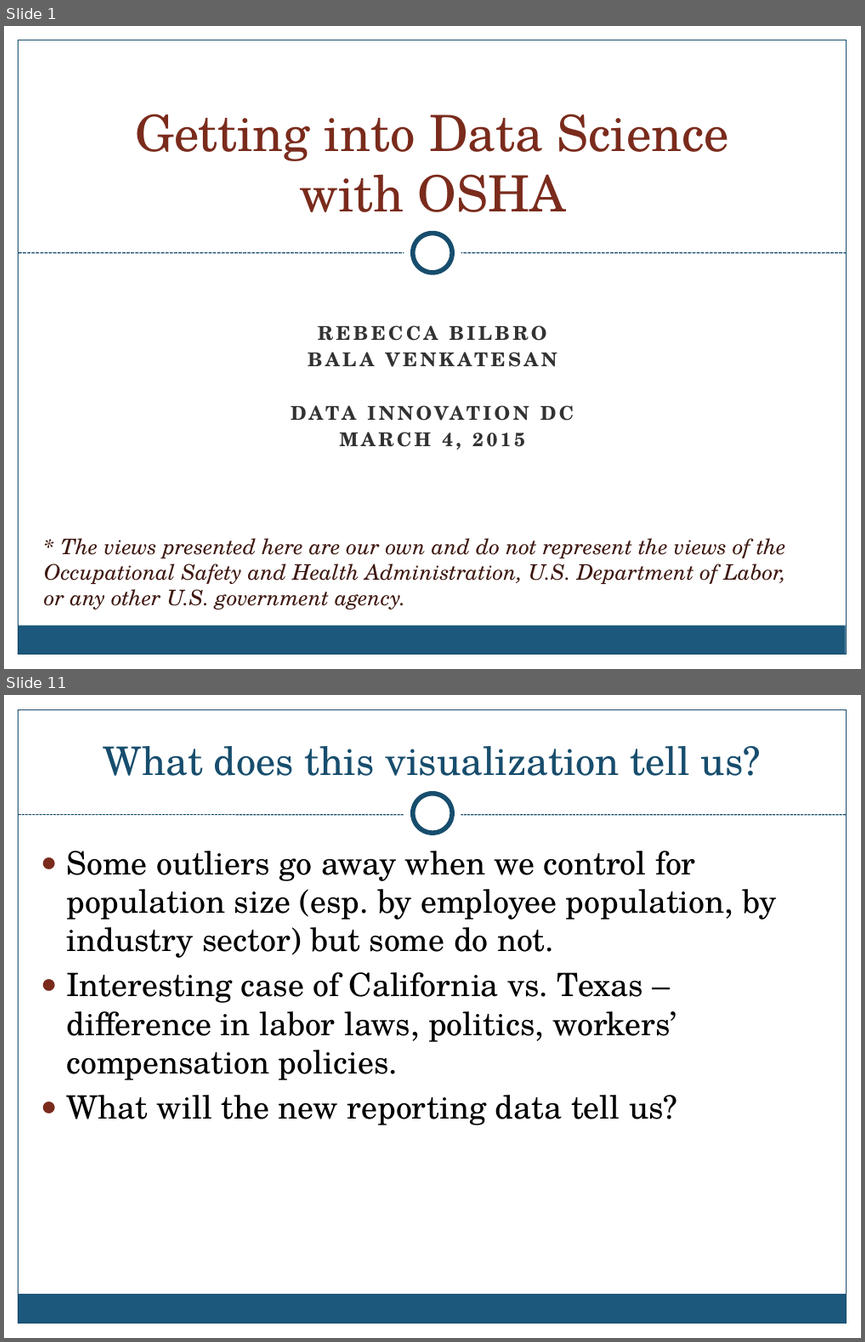
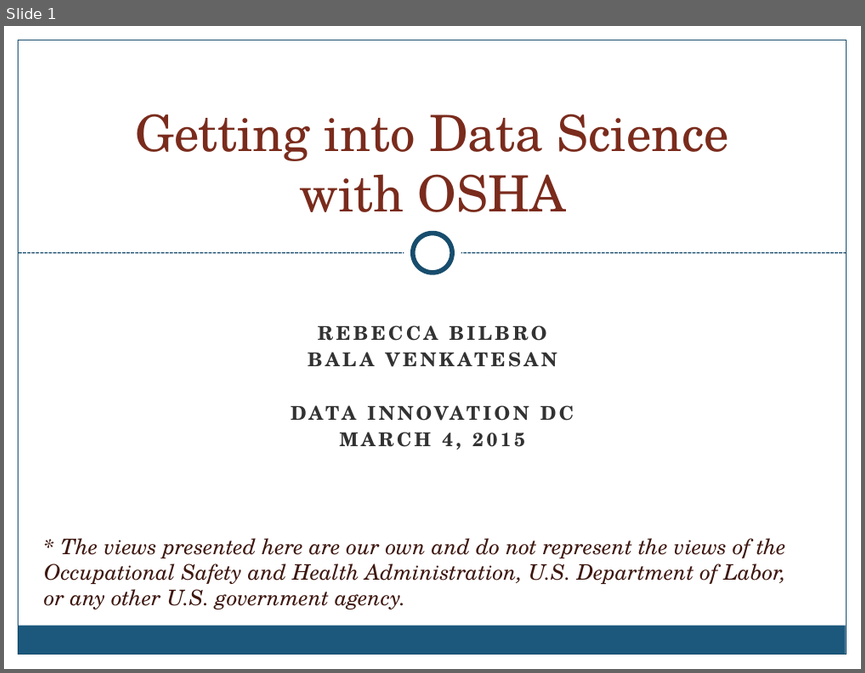
Before and after one commit to OSHADataDoor/OshaScrapy, a slide deck: presentation/DIDCtalk.pptx. Shown one above the other, each under a label of ours: slides 1 and 11 before the commit, slide 1 after it; the slides between them are not shown. The pictures are 865x1342 and 865x673 pixels, drawn with LibreOffice and Linux fonts; fonts in the diff are those of the drawing; background and template pictures are left out. Boxes give left, top, right and bottom in pixels: in the first picture for what was removed or moved away, otherwise in the second. Text is boxed around its words. In the diff, an @@ line names an element or a change of style, - is before the commit and + after.

```diff
--- a/presentation/DIDCtalk.pptx
+++ b/presentation/DIDCtalk.pptx
@@ slide 11 removed at (4,695,861,1338), background picture (left out); not listed: 4 template elements that a slide beside it also shows @@
@@ rectangle removed at (4,695,861,825) @@
@@ title removed at (103,746,760,776) @@
-What does this visualization tell us?
@@ ellipse removed at (404,785,461,842) @@
@@ ellipse removed at (413,794,452,833) @@
@@ line removed from (18, 815) to (846, 815) @@
@@ text removed at (66,851,777,1125) @@
-● Some outliers go away when we control for population size (esp. by employee population, by industry sector) but some do not.
-● Interesting case of California vs. Texas – difference in labor laws, politics, workers’ compensation policies.
-● What will the new reporting data tell us?
```
Also in this commit, not shown: 9 slides changed, 3 slides added, 1 other slide removed, 1 other file.
